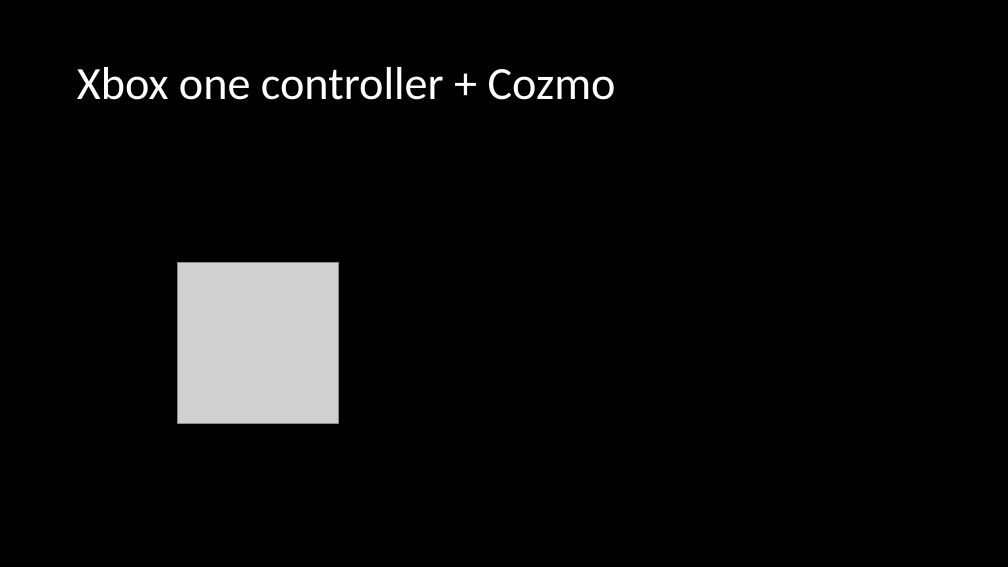
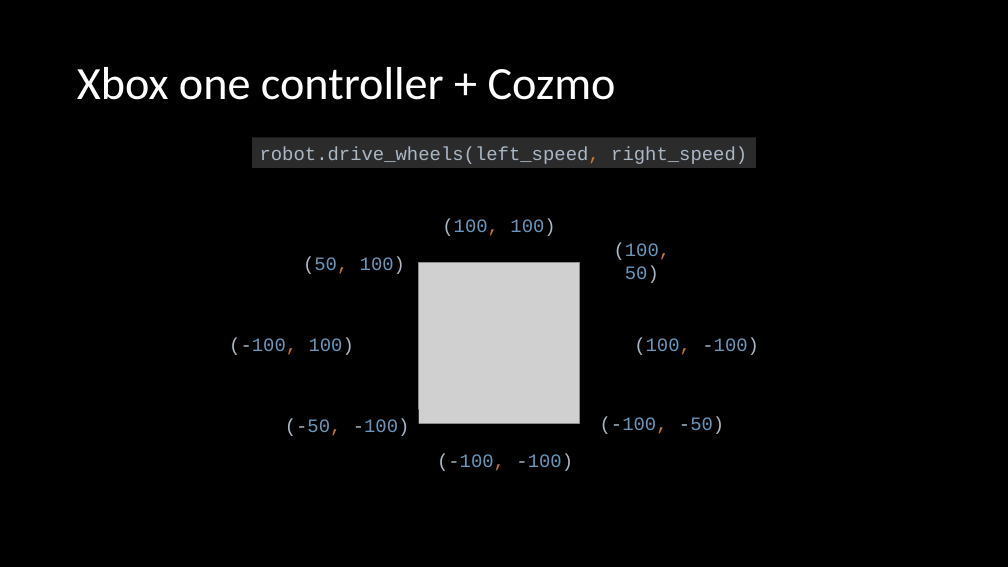
Before and after one commit to CozmoRobots/joystick, a slide deck: slide 9 of Xbox One Controller.pptx. Drawn at 1008x567 pixels with LibreOffice and Linux fonts; fonts in the diff are those of the drawing; grey boxes stand for pictures. Boxes give left, top, right and bottom in pixels: in the first picture for what was removed or moved away, otherwise in the second. Text is boxed around its words. In the diff, an @@ line names an element or a change of style, - is before the commit and + after.

```diff
--- a/Xbox One Controller.pptx
+++ b/Xbox One Controller.pptx
@@ rectangle added at (252,138,756,168), fill #2B2B2B, 18 pt, text #A9B7C6 @@
+robot.drive_wheels(left_speed, right_speed)
@@ text added at (442,219,555,236), 18 pt, text #6897BB @@
+(100, 100)
@@ text added at (303,257,405,274), 18 pt, text #6897BB @@
+(50, 100)
@@ picture: place and size @@
-picture at (178,262,338,423)
+picture at (419,262,579,423)
@@ text added at (614,243,671,283), 18 pt, text #6897BB @@
+(100, 50)
@@ text added at (229,338,354,355), 18 pt, text #6897BB @@
+(-100, 100)
@@ text added at (634,338,759,355), 18 pt, text #6897BB @@
+(100, -100)
@@ text added at (285,419,410,436), 18 pt, text #6897BB @@
+(-50, -100)
@@ text added at (600,417,724,434), 18 pt, text #6897BB @@
+(-100, -50)
@@ text added at (437,454,573,471), 18 pt, text #6897BB @@
+(-100, -100)
```
Also in this commit, not shown: 1 other slide changed, 4 slides added, 3 other files.
